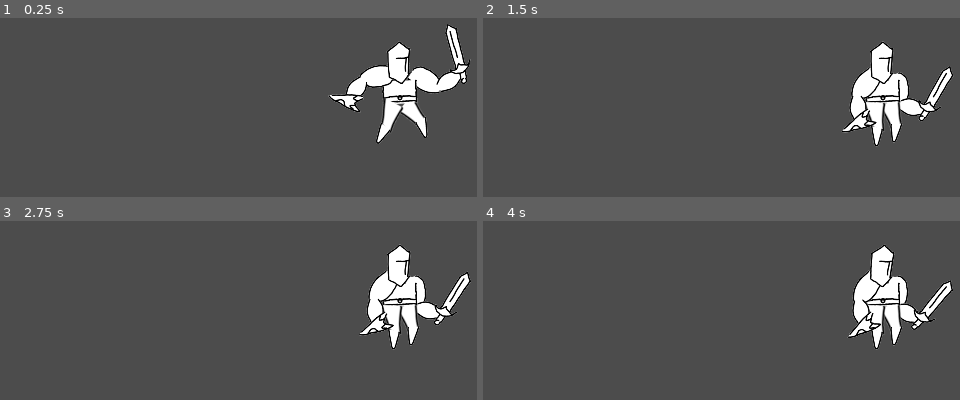
Above: before the commit, frames 1-4 (two rows, left to right).
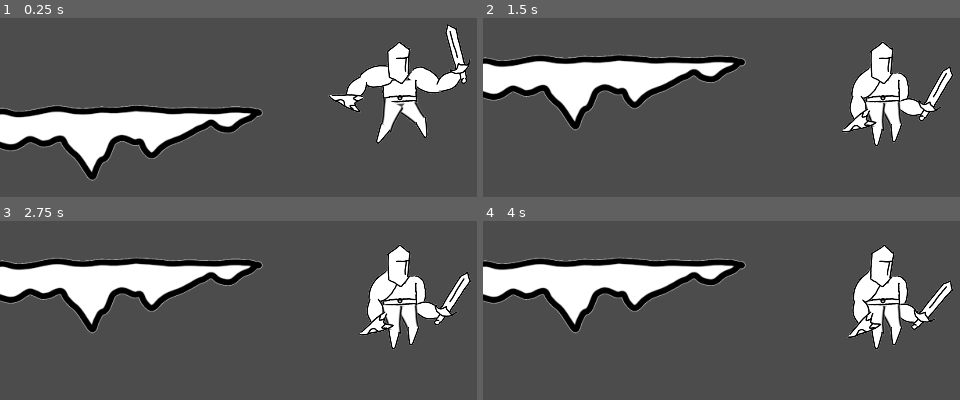
Above: after the commit, the same moments.

Repository: the-alex-g/Hero
Game: Godot game, scene res://Main/Main.tscn
The game is run twice, just before and just after one commit, with the same random seed, the same clock (stepped at 60 frames per second) and the same inputs.
Inputs:
- Up to frame 1 (0.25 s): no input
- Up to frame 2 (1.5 s): no input
- Up to frame 3 (2.75 s): no input
- Up to frame 4 (4 s): no input

The runs differ from the first frame. In frame 1, 11% of the frame differs, in the area x 0-56%, y 48-92%; in frame 2, 12%, in the area x 0-56%, y 20-64%; in frame 3, 12%; in frame 4, 12%.

Commit message:
Add sinking platforms

Diff:
--- a/project/Main/Main.tscn
+++ b/project/Main/Main.tscn
@@ -1,7 +1,8 @@
-[gd_scene load_steps=4 format=2]
+[gd_scene load_steps=5 format=2]
 
 [ext_resource path="res://Player/Player.tscn" type="PackedScene" id=1]
 [ext_resource path="res://Enemies/Enemy.tscn" type="PackedScene" id=2]
+[ext_resource path="res://SceneComponents/SinkingPlatform.tscn" type="PackedScene" id=3]
 
 [sub_resource type="RectangleShape2D" id=1]
 extents = Vector2( 194.782, 10 )
@@ -19,3 +20,7 @@
 
 [node name="Enemy" parent="." instance=ExtResource( 2 )]
 position = Vector2( 210.833, 401.536 )
+
+[node name="SinkingPlatform" parent="." instance=ExtResource( 3 )]
+position = Vector2( 16.0362, 389.323 )
+sink_time = 0.2
--- a/project/Player/Player.gd
+++ b/project/Player/Player.gd
@@ -73,7 +73,7 @@
 		if Input.is_action_just_pressed(_action_key+"attack") and _can_attack:
 			_attack()
 
-		if Input.is_action_just_pressed(_action_key+"smash_attack") and _can_attack:
+		if Input.is_action_just_pressed(_action_key+"smash_attack") and _can_attack and not _is_on_floor():
 			_prepare_smash_attack()
 
 		if Input.is_action_just_pressed(_action_key+"dash") and _can_dash and _can_attack:
--- a/project/Player/Player.tscn
+++ b/project/Player/Player.tscn
@@ -1188,7 +1188,7 @@
 nodes/WalkHitSeek/node = SubResource( 32 )
 nodes/WalkHitSeek/position = Vector2( 420, -80 )
 nodes/output/position = Vector2( 1340, 20 )
-node_connections = [ "output", 0, "Master", "Master", 0, "WalkDash", "Master", 1, "Airborne", "Master", 2, "IdleHit", "JumpHit", 0, "JumpHitSeek", "JumpHit", 1, "SlamSeek", "SlamSeek", 0, "SlamAnim", "WalkHit", 0, "Animation", "WalkHit", 1, "WalkHitSeek", "DashSeek", 0, "WalkDashAnim", "IdleHit", 0, "Idle", "IdleHit", 1, "IdleHitSeek", "WalkDash", 0, "WalkHit", "WalkDash", 1, "DashSeek", "FallJump", 0, "JumpSeek", "FallJump", 1, "Animation 2", "Airborne", 0, "FallJump", "Airborne", 1, "JumpHit", "IdleHitSeek", 0, "IdleHitAnim", "JumpHitSeek", 0, "JumpHitAnim", "JumpSeek", 0, "Animation 3", "WalkHitSeek", 0, "WalkHitAnim" ]
+node_connections = [ "output", 0, "Master", "Master", 0, "WalkDash", "Master", 1, "Airborne", "Master", 2, "IdleHit", "SlamSeek", 0, "SlamAnim", "WalkDash", 0, "WalkHit", "WalkDash", 1, "DashSeek", "IdleHitSeek", 0, "IdleHitAnim", "JumpHit", 0, "JumpHitSeek", "JumpHit", 1, "SlamSeek", "JumpHitSeek", 0, "JumpHitAnim", "JumpSeek", 0, "Animation 3", "WalkHitSeek", 0, "WalkHitAnim", "Airborne", 0, "FallJump", "Airborne", 1, "JumpHit", "WalkHit", 0, "Animation", "WalkHit", 1, "WalkHitSeek", "DashSeek", 0, "WalkDashAnim", "FallJump", 0, "JumpSeek", "FallJump", 1, "Animation 2", "IdleHit", 0, "Idle", "IdleHit", 1, "IdleHitSeek" ]
 
 [node name="Player" type="KinematicBody2D"]
 script = ExtResource( 1 )
@@ -1223,14 +1223,14 @@
 
 [node name="LowerArm" type="Sprite" parent="Body/UpperArm2"]
 position = Vector2( 15.7646, 74.1148 )
-rotation = 2.62044
-scale = Vector2( 1, 1 )
+rotation = 2.62043
 texture = ExtResource( 2 )
 offset = Vector2( -25.6847, -21.5091 )
 
 [node name="Sword" type="Sprite" parent="Body/UpperArm2/LowerArm"]
-position = Vector2( -37.0801, -56.6304 )
+position = Vector2( -37.0804, -56.6302 )
 rotation = -2.59387
+scale = Vector2( 1, 1 )
 texture = ExtResource( 7 )
 offset = Vector2( 30.1201, -64.463 )
 
@@ -1246,7 +1246,7 @@
 
 [node name="LowerLeg" type="Sprite" parent="Body/UpperLeg2"]
 position = Vector2( -12.3144, 50.9192 )
-rotation = -0.0585813
+rotation = -0.0585816
 scale = Vector2( 1, 1 )
 texture = ExtResource( 4 )
 offset = Vector2( -6.34961, 12.6992 )
@@ -1438,6 +1438,7 @@
 [node name="FloorDetector" type="RayCast2D" parent="."]
 position = Vector2( 0, 32.5269 )
 enabled = true
+cast_to = Vector2( 0, 50 )
 
 [node name="Camera2D" type="Camera2D" parent="."]
 current = true
--- /dev/null
+++ b/project/SceneComponents/SinkingPlatform.gd
@@ -0,0 +1,39 @@
+extends Node2D
+
+# signals
+
+# enums
+
+# constants
+const POSITION_PATH := "position"
+
+# exported variables
+export var sink_depth := 15.0
+export var sink_time := 0.4
+
+# variables
+var _ignore
+
+# onready variables
+onready var _tween := $Tween
+
+
+func _change_position(rise:bool)->void:
+	var current_position := get_global_transform().origin
+	var new_position := current_position
+	if rise:
+		new_position.y -= sink_depth
+	else:
+		new_position.y += sink_depth
+	_tween.interpolate_property(self, POSITION_PATH, null, new_position, sink_time, Tween.TRANS_LINEAR, Tween.EASE_IN)
+	_tween.start()
+
+
+func _on_SinkRegion_body_entered(body:PhysicsBody2D)->void:
+	if body is Hero:
+		_change_position(false)
+
+
+func _on_SinkRegion_body_exited(body:PhysicsBody2D)->void:
+	if body is Hero:
+		_change_position(true)
--- /dev/null
+++ b/project/SceneComponents/SinkingPlatform.tscn
@@ -0,0 +1,32 @@
+[gd_scene load_steps=5 format=2]
+
+[ext_resource path="res://Art/island1.png" type="Texture" id=1]
+[ext_resource path="res://SceneComponents/SinkingPlatform.gd" type="Script" id=2]
+
+[sub_resource type="RectangleShape2D" id=1]
+extents = Vector2( 189.089, 5.16393 )
+
+[sub_resource type="RectangleShape2D" id=2]
+extents = Vector2( 156.124, 24.5045 )
+
+[node name="SinkingPlatform" type="Node2D"]
+script = ExtResource( 2 )
+
+[node name="Sprite" type="Sprite" parent="."]
+texture = ExtResource( 1 )
+
+[node name="CollisionBody" type="StaticBody2D" parent="."]
+position = Vector2( 0.420456, -41.2039 )
+
+[node name="CollisionShape2D" type="CollisionShape2D" parent="CollisionBody"]
+shape = SubResource( 1 )
+
+[node name="Tween" type="Tween" parent="."]
+
+[node name="SinkRegion" type="Area2D" parent="."]
+
+[node name="CollisionShape2D" type="CollisionShape2D" parent="SinkRegion"]
+position = Vector2( 1.68179, -60.5445 )
+shape = SubResource( 2 )
+[connection signal="body_entered" from="SinkRegion" to="." method="_on_SinkRegion_body_entered"]
+[connection signal="body_exited" from="SinkRegion" to="." method="_on_SinkRegion_body_exited"]
Not shown: 2 places in project/Player/Player.tscn that only renumber resources
